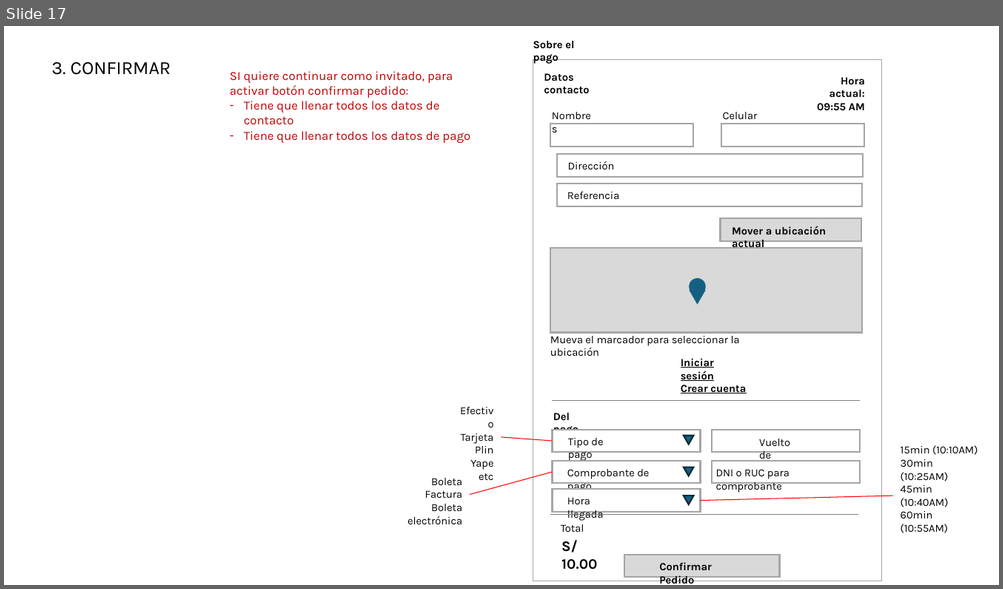
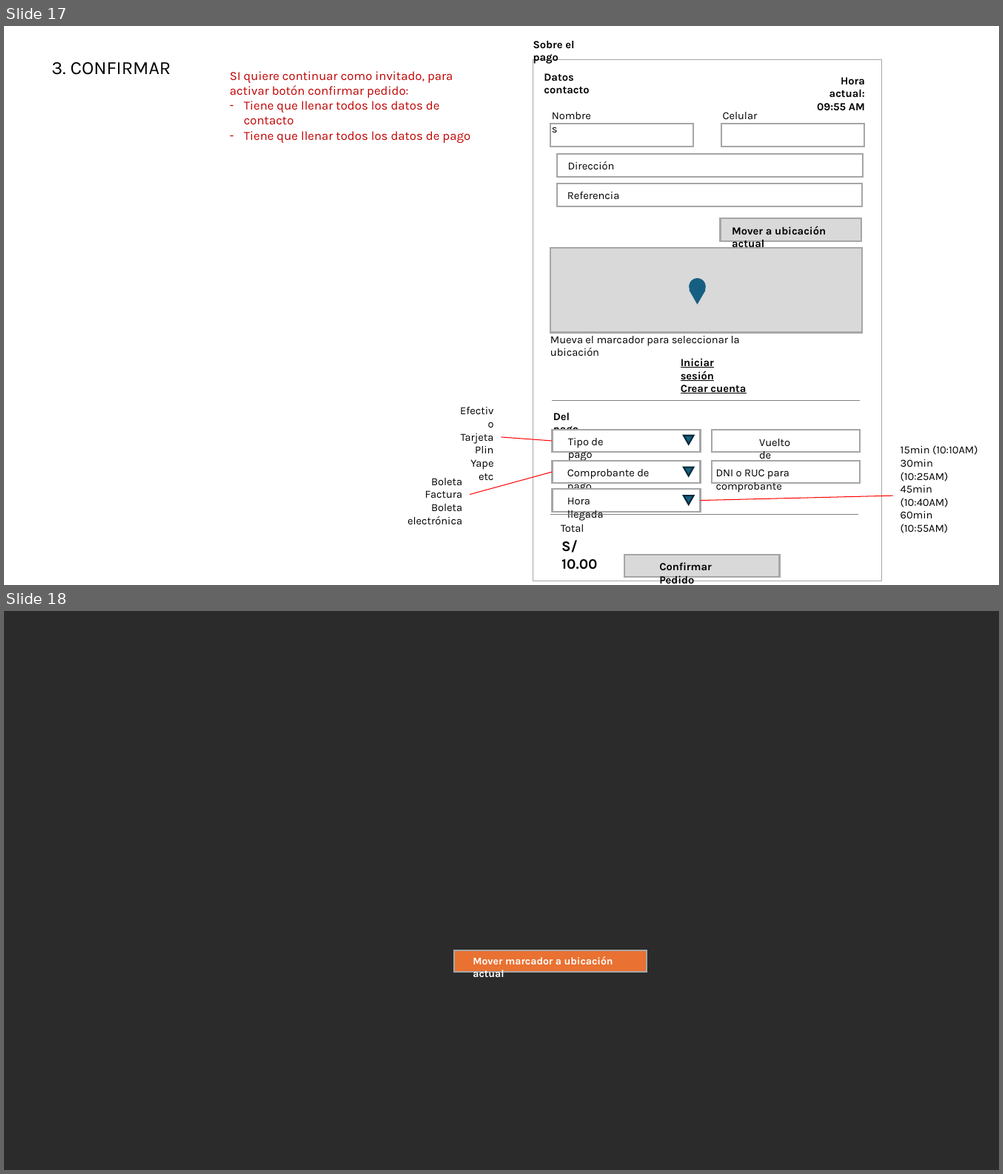
Before and after one commit to tinqsoftware/estacion90, a slide deck: estacion90.pptx. Shown one above the other, each under a label of ours: slide 17 before the commit, slides 17 and 18 after it. The pictures are 1003x589 and 1003x1174 pixels, drawn with LibreOffice and Linux fonts; fonts in the diff are those of the drawing; background and template pictures are left out; a plain dark background stands for a picture behind light text. Boxes give left, top, right and bottom in pixels: in the first picture for what was removed or moved away, otherwise in the second. Text is boxed around its words. In the diff, an @@ line names an element or a change of style, - is before the commit and + after.

```diff
--- a/estacion90.pptx
+++ b/estacion90.pptx
@@ slide 18 added at (4, 611, 999, 1170), background picture (left out) @@
@@ rectangle added at (454, 951, 647, 972), fill #E97132, outline #A6A6A6 1.5 pt @@
@@ text added at (472, 957, 613, 980), 10 pt, text #FFFFFF, bold @@
+Mover marcador a ubicación actual
```
Also in this commit, not shown: 1 other slide added, 8 other files.
